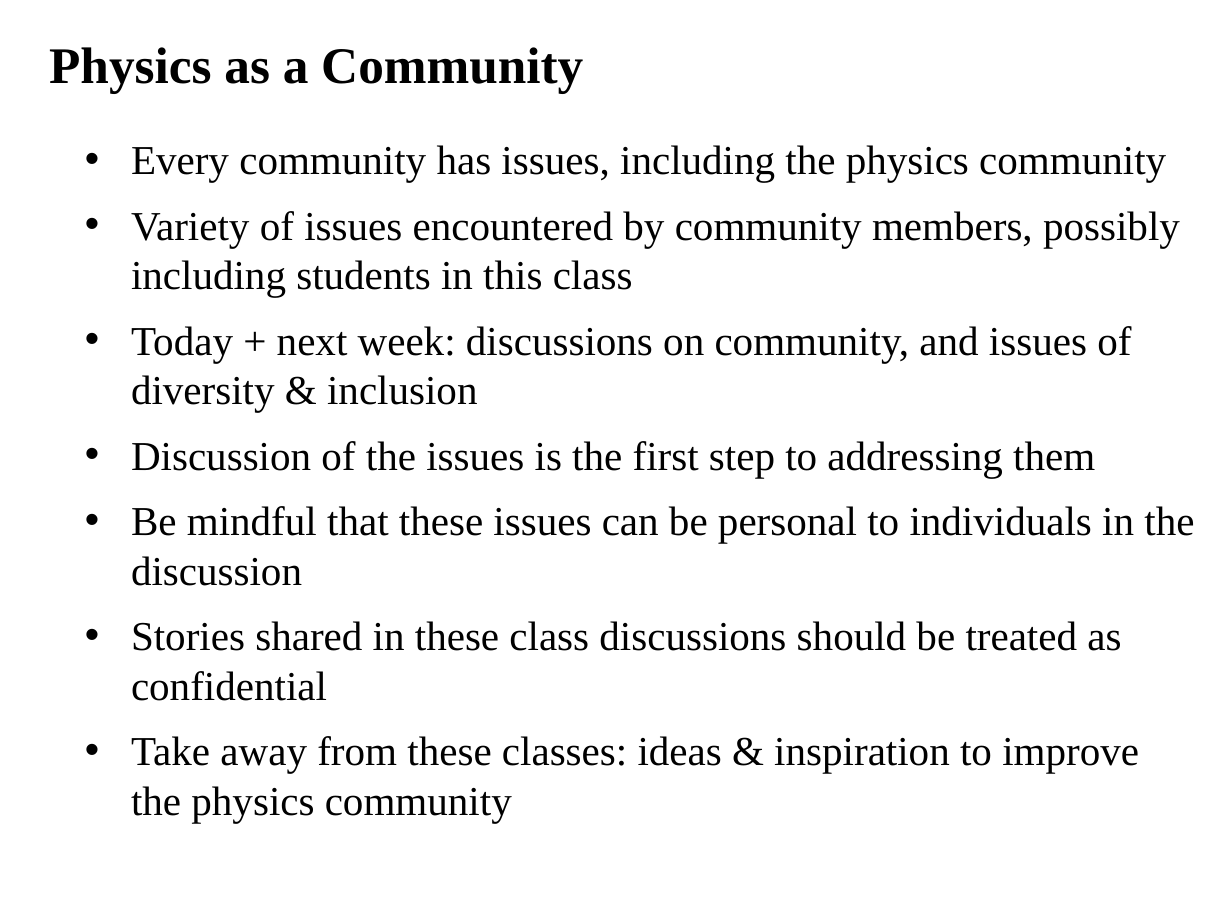
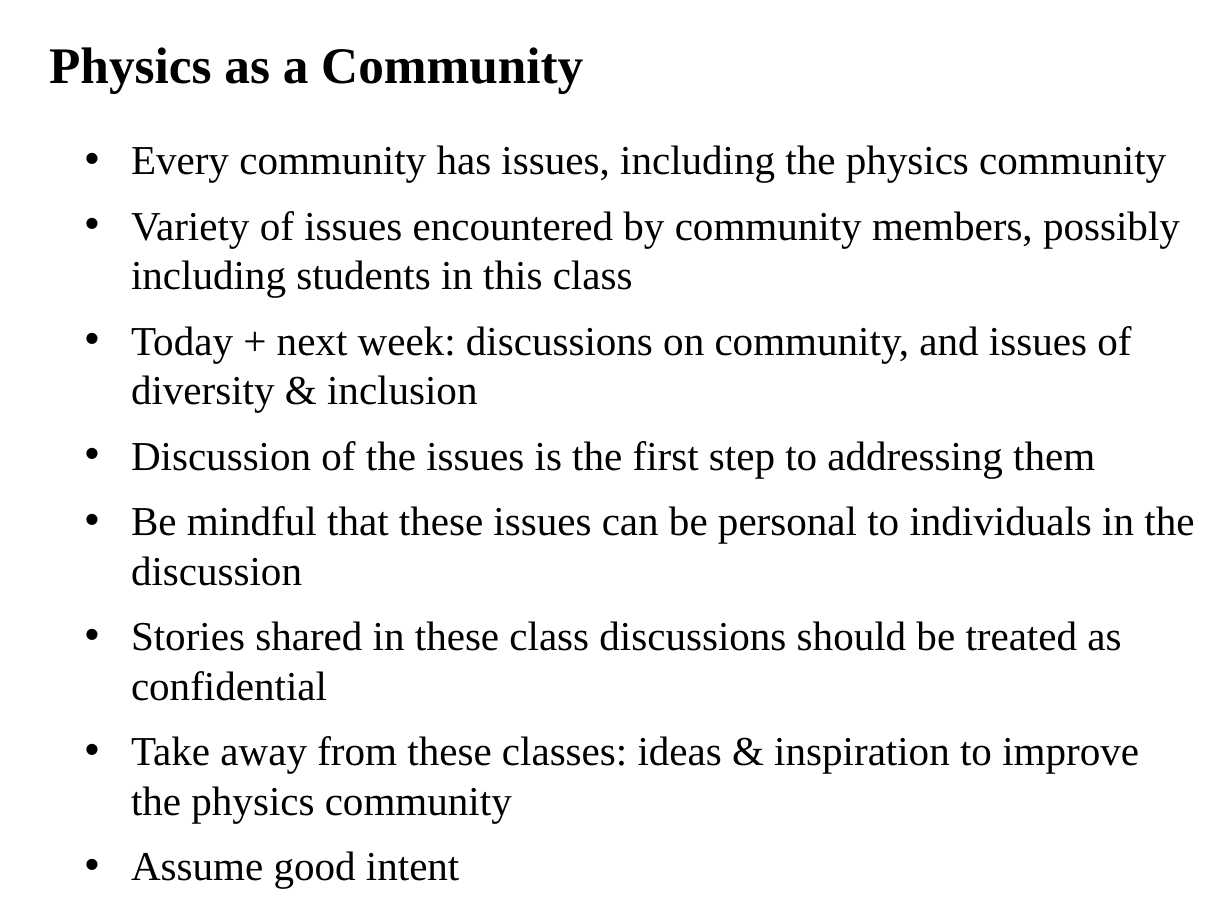
Before and after one commit to ajvanderhorst/PhysicsCapstoneGW, a slide deck: slide 2 of Slides/Class13.pptx. Drawn at 1232x924 pixels with LibreOffice and Linux fonts; fonts in the diff are those of the drawing. Boxes give left, top, right and bottom in pixels: in the first picture for what was removed or moved away, otherwise in the second. Text is boxed around its words. In the diff, an @@ line names an element or a change of style, - is before the commit and + after.

```diff
--- a/Slides/Class13.pptx
+++ b/Slides/Class13.pptx
@@ text at <box>131,851,459,888</box>: paragraph added @@
+• Assume good intent
```
Also in this commit, not shown: 10 other slides changed, 4 slides added, 15 other files.
